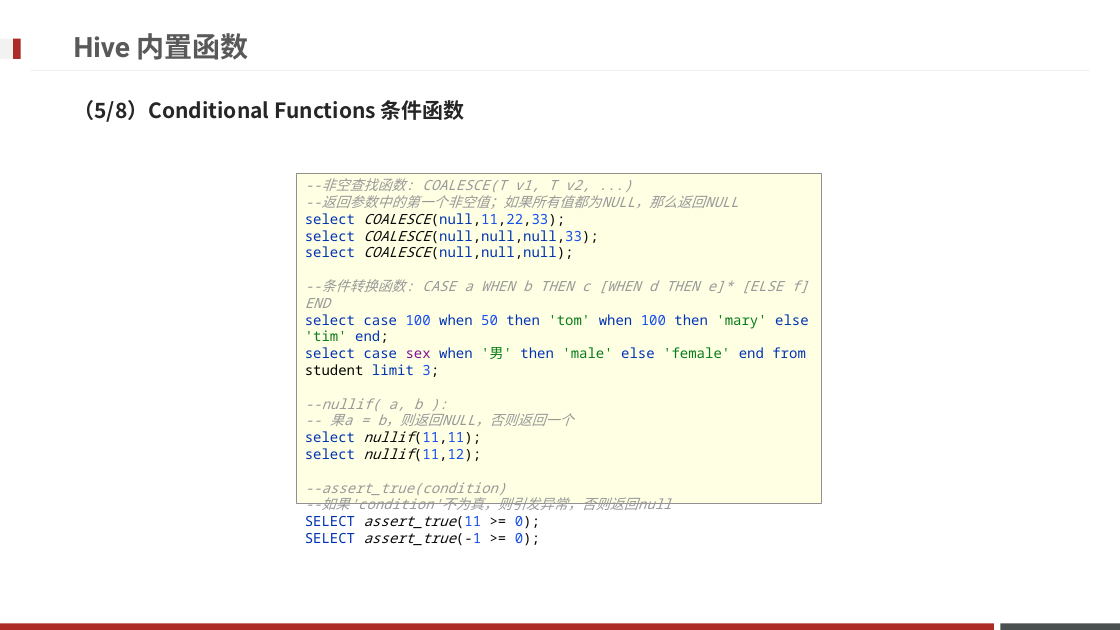
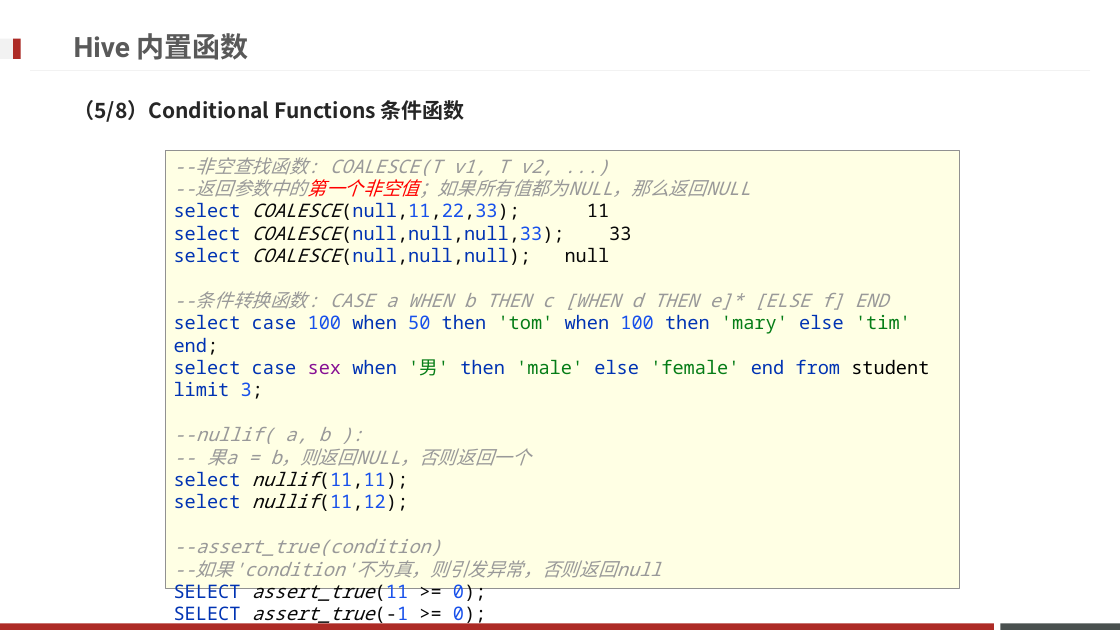
Before and after one commit to Legolas9999/big_data, a slide deck: slide 112 of Hadoop/大数据离线阶段--07(Hive DQL语法).pptx. Drawn at 1120x630 pixels with LibreOffice and Linux fonts; fonts in the diff are those of the drawing; background and template pictures are left out. Boxes give left, top, right and bottom in pixels: in the first picture for what was removed or moved away, otherwise in the second. Text is boxed around its words. In the diff, an @@ line names an element or a change of style, - is before the commit and + after.

```diff
--- a/Hadoop/大数据离线阶段--07(Hive DQL语法).pptx
+++ b/Hadoop/大数据离线阶段--07(Hive DQL语法).pptx
@@ rectangle "--非空查找函数: COALESCE(T v1, T v2, ...": place and size @@
-rectangle "--非空查找函数: COALESCE(T v1, T v2, ..." at [297, 173, 822, 504]
+rectangle "--非空查找函数: COALESCE(T v1, T v2, ..." at [166, 150, 960, 589]
@@ text in rectangle at [174, 157, 929, 601]: text changed; size 12 to 16 pt @@
---非空查找函数: COALESCE(T v1, T v2, ...)
---返回参数中的第一个非空值；如果所有值都为NULL，那么返回NULL
-select COALESCE(null,11,22,33);
-select COALESCE(null,null,null,33);
-select COALESCE(null,null,null);
---条件转换函数: CASE a WHEN b THEN c [WHEN d THEN e]* [ELSE f] END
-select case 100 when 50 then 'tom' when 100 then 'mary' else 'tim' end;
-select case sex when '男' then 'male' else 'female' end from student limit 3;
---nullif( a, b ):
--- 果a = b，则返回NULL，否则返回一个
-select nullif(11,11);
-select nullif(11,12);
---assert_true(condition)
---如果'condition'不为真，则引发异常，否则返回null
-SELECT assert_true(11 >= 0);
-SELECT assert_true(-1 >= 0);
+--非空查找函数: COALESCE(T v1, T v2, ...)
+--返回参数中的第一个非空值；如果所有值都为NULL，那么返回NULL
+select COALESCE(null,11,22,33); 11
+select COALESCE(null,null,null,33); 33
+select COALESCE(null,null,null); null
+--条件转换函数: CASE a WHEN b THEN c [WHEN d THEN e]* [ELSE f] END
+select case 100 when 50 then 'tom' when 100 then 'mary' else 'tim' end;
+select case sex when '男' then 'male' else 'female' end from student limit 3;
+--nullif( a, b ):
+-- 果a = b，则返回NULL，否则返回一个
+select nullif(11,11);
+select nullif(11,12);
+--assert_true(condition)
+--如果'condition'不为真，则引发异常，否则返回null
+SELECT assert_true(11 >= 0);
+SELECT assert_true(-1 >= 0);
```
Also in this commit, not shown: 19 other slides changed.
